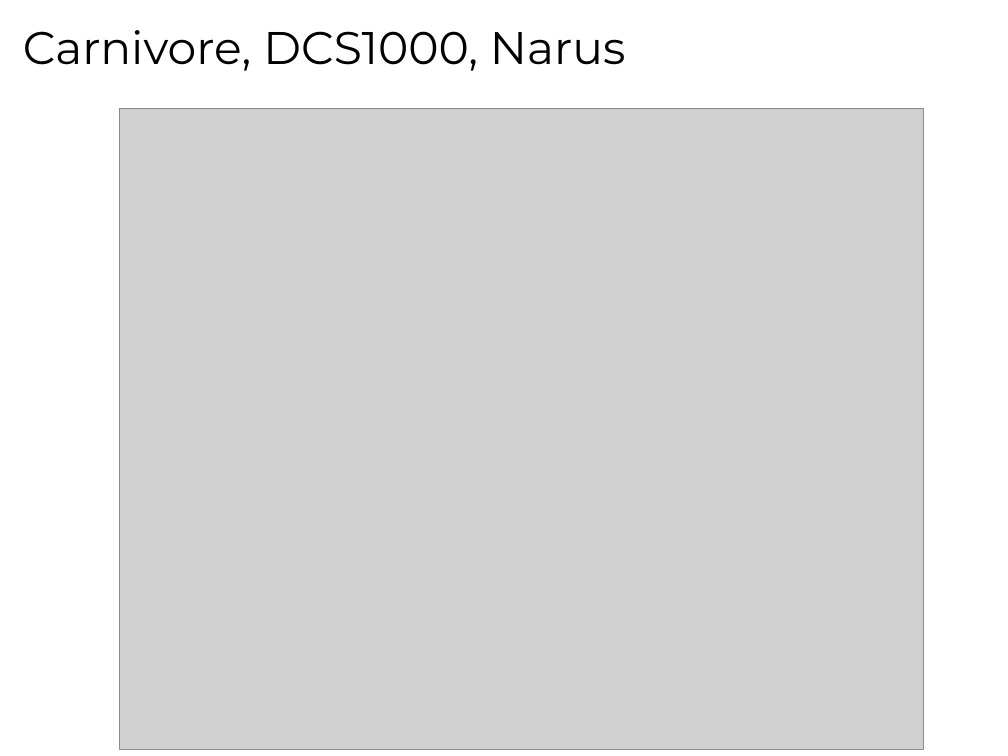
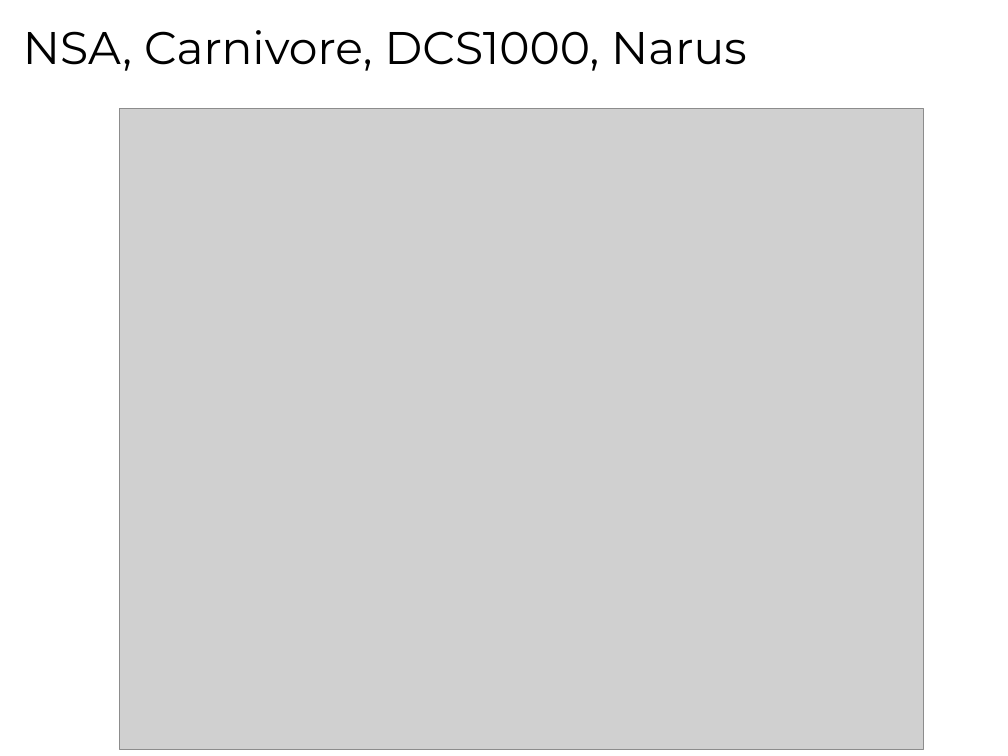
Before and after one commit to tmbdev-teaching/teaching-mmir, a slide deck: slide 13 of 01-intro.odp. Drawn at 1008x756 pixels with LibreOffice and Linux fonts; fonts in the diff are those of the drawing; grey boxes stand for pictures. Boxes give left, top, right and bottom in pixels: in the first picture for what was removed or moved away, otherwise in the second. Text is boxed around its words. In the diff, an @@ line names an element or a change of style, - is before the commit and + after.

```diff
--- a/01-intro.odp
+++ b/01-intro.odp
@@ title at (23,30,747,71): text changed @@
-Carnivore, DCS1000, Narus
+NSA, Carnivore, DCS1000, Narus
```
Also in this commit, not shown: 2 other slides changed, 3 other files.
